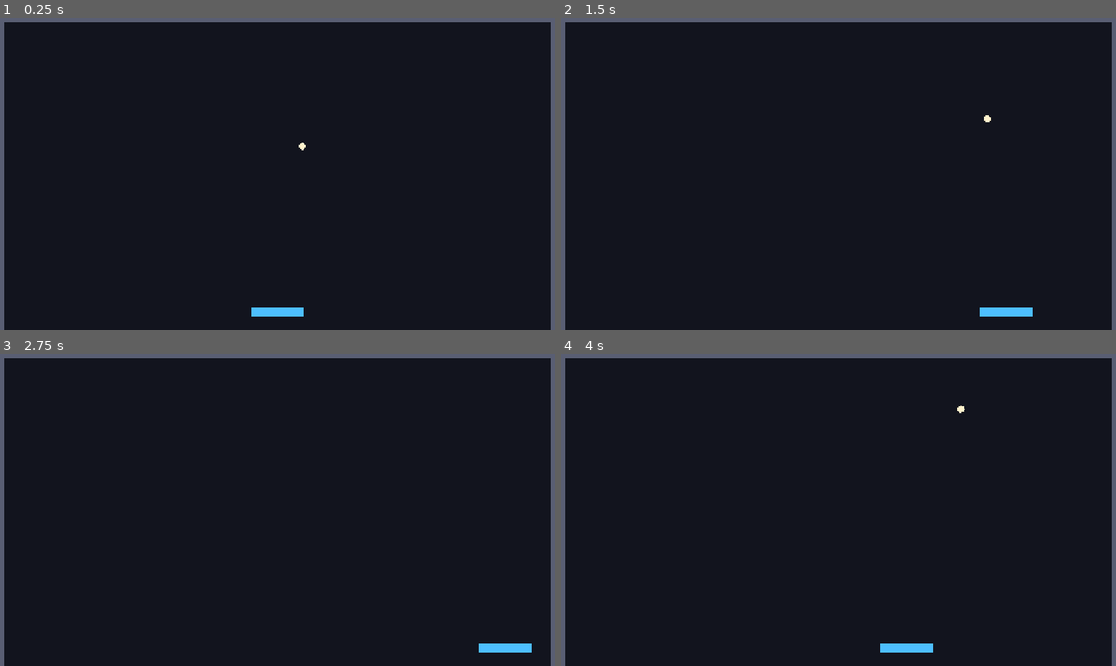
Above: before the commit, frames 1-4 (two rows, left to right).
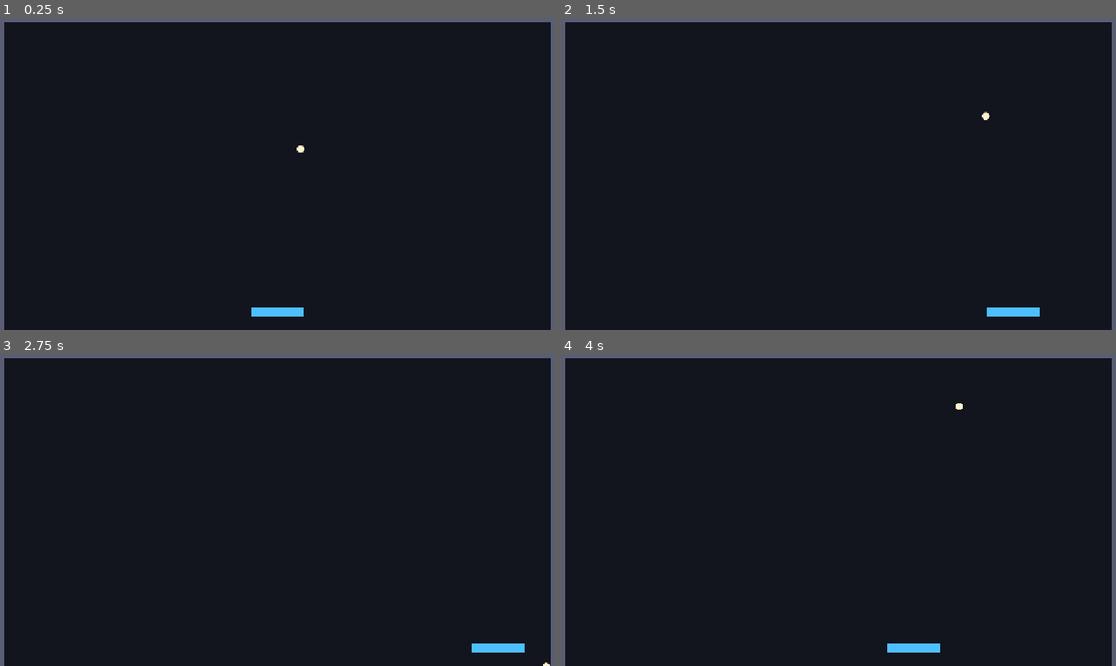
Above: after the commit, the same moments.

Repository: pero-grubac/brick-breaker
Game: Godot game, scene res://scenes/game/game.tscn
The game is run twice, just before and just after one commit, with the same random seed, the same clock (stepped at 60 frames per second) and the same inputs.
Inputs (mouse positions are in pixels of both pictures, inside the frame that each line leads up to):
- Up to frame 1 (0.25 s): no input
- Up to frame 2 (1.5 s): tap Enter at 0.5 s; move the mouse to (960, 155) at 0.52 s; hold Right (move_right) 0.53-1.28 s; move the mouse to (727, 186) at 1.27 s; hold Left (move_left) from 1.28 s (still down)
- Up to frame 3 (2.75 s): move the mouse to (333, 438) at 2.02 s; release Left (move_left) at 2.03 s; hold Right (move_right) from 2.03 s (still down)
- Up to frame 4 (4 s): move the mouse to (810, 572) at 2.77 s; tap Space at 3.5 s; move the mouse to (1010, 553) at 3.52 s; release Right (move_right) at 3.53 s; hold Left (move_left) from 3.53 s (still down)

The runs differ from the first frame. In frame 1, less than 0.1% of the frame differs, in the area x 53-56%, y 39-44%; in frame 2, 0.1%, in the area x 75-87%, y 30-96%; in frame 3, less than 0.1%; in frame 4, 0.1%.

Commit message:
feat: paddle angle control and physics interpolation
Bounce angle off the paddle depends only on the hit position (max 65
degrees from vertical). Enable physics interpolation to remove ball
judder on high refresh rate monitors.

Diff:
--- a/project.godot
+++ b/project.godot
@@ -76,6 +76,7 @@
 [physics]
 
 3d/physics_engine="Jolt Physics"
+common/physics_interpolation=true
 
 [rendering]
 
--- a/scenes/game/ball.gd
+++ b/scenes/game/ball.gd
@@ -19,6 +19,8 @@
 @export var color: Color = Color(1.0, 0.95, 0.8)
 ## Minimum angle between the ball direction and the horizontal, in degrees.
 @export var min_angle_deg: float = 20.0
+## Bounce angle from vertical when the ball hits the very edge of the paddle.
+@export var max_paddle_angle_deg: float = 65.0
 ## Longest distance moved in one substep; keep it below the thinnest brick height.
 @export var max_step_distance: float = 8.0
 ## Y coordinate below which the ball counts as lost.
@@ -74,15 +76,21 @@
 
 
 func _on_collision(collision: KinematicCollision2D) -> void:
+	var collider := collision.get_collider()
+	if collider is Paddle:
+		var paddle := collider as Paddle
+		var offset := global_position.x - paddle.global_position.x
+		velocity = BallMath.paddle_bounce_direction(offset, paddle.width / 2.0,
+				max_paddle_angle_deg) * speed
+		return
 	var bounced := velocity.bounce(collision.get_normal())
 	velocity = BallMath.enforce_min_angle(bounced, min_angle_deg) * speed
-	var collider := collision.get_collider()
 	if collider != null and collider.has_method("hit"):
 		collider.hit(self)
 
 
 func _draw() -> void:
-	draw_circle(Vector2.ZERO, radius, color)
+	draw_circle(Vector2.ZERO, radius, color, true, -1.0, true)
 
 
 func _apply_size() -> void:
--- a/scenes/game/game.gd
+++ b/scenes/game/game.gd
@@ -16,6 +16,8 @@
 
 func _reset_ball() -> void:
 	_ball.position = ball_start_position
+	# Teleport: skip interpolating from the old position to the new one.
+	_ball.reset_physics_interpolation()
 	_ball.launch(Vector2.from_angle(deg_to_rad(ball_start_angle_deg)))
 
 
--- a/scripts/ball_math.gd
+++ b/scripts/ball_math.gd
@@ -2,6 +2,15 @@
 extends RefCounted
 
 ## Pure ball-direction math, kept separate from nodes so it can be unit tested.
+
+
+## Direction after hitting the paddle. Depends only on where the ball hit, not on the
+## incoming angle: the center sends the ball straight up, the edges send it out at
+## `max_angle_deg` from vertical. `hit_offset` is ball x minus paddle center x.
+static func paddle_bounce_direction(hit_offset: float, paddle_half_width: float,
+		max_angle_deg: float) -> Vector2:
+	var t := clampf(hit_offset / paddle_half_width, -1.0, 1.0)
+	return Vector2.from_angle(deg_to_rad(-90.0 + t * max_angle_deg))
 
 
 ## Returns a unit direction whose angle from the horizontal is at least `min_angle_deg`,
